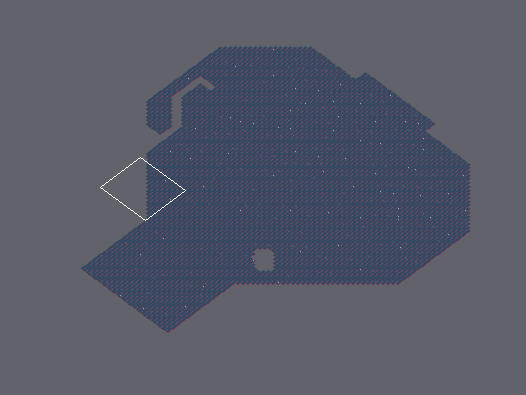
Two states of a Tiled map, Source/Resources/Assets/maps/gameplay_map.tmx. The picture above shows the old version from afar; the outline marks the close-up.
Close-up. The starting point:
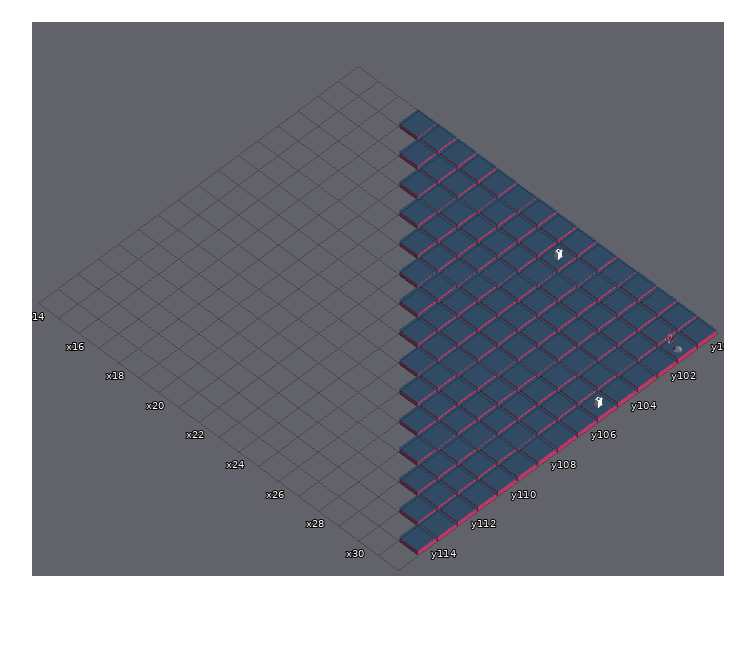
Cells are 54x40 px. Isometric: x runs down to the right, y down to the left. Shown: x 14..31, y 100..115. The commit also changed other parts of the map, which this record leaves out.
New version:
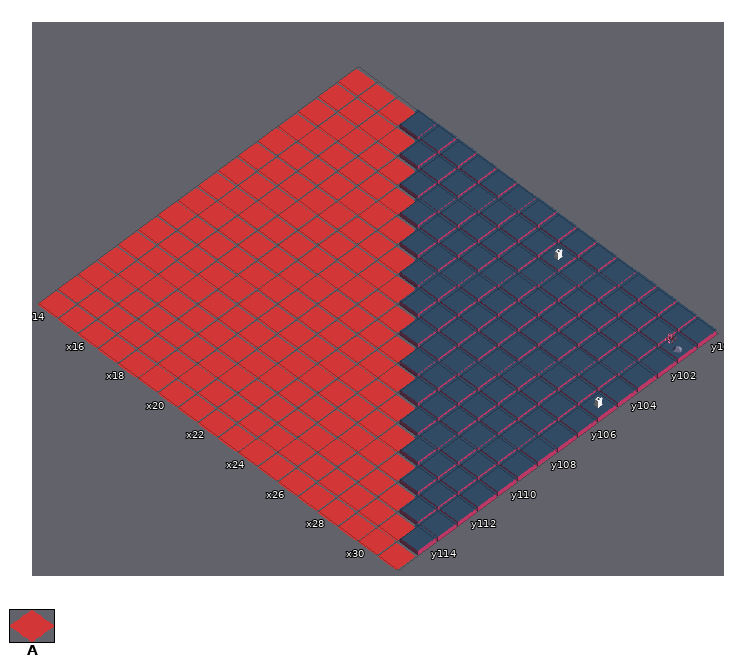
Key: from "walkability_tile": A 0.
_ is an empty cell, . an unchanged one.
Tiles of an added or newly shown layer are drawn over the layers below it.
Edits made:
--- layer "walkability" (now shown)
@@ x 14..31 @@
-100 ___...............
-101 ____..............
-102 _____.............
-103 ______............
-104 _______...........
-105 ________..........
-106 _________.........
-107 __________........
-108 ___________.......
-109 ____________......
-110 _____________.....
-111 ______________....
-112 _______________...
-113 ________________..
-114 _________________.
-115 __________________
+100 AAA...............
+101 AAAA..............
+102 AAAAA.............
+103 AAAAAA............
+104 AAAAAAA...........
+105 AAAAAAAA..........
+106 AAAAAAAAA.........
+107 AAAAAAAAAA........
+108 AAAAAAAAAAA.......
+109 AAAAAAAAAAAA......
+110 AAAAAAAAAAAAA.....
+111 AAAAAAAAAAAAAA....
+112 AAAAAAAAAAAAAAA...
+113 AAAAAAAAAAAAAAAA..
+114 AAAAAAAAAAAAAAAAA.
+115 AAAAAAAAAAAAAAAAAA
Boxes around the changes in both close-ups, in picture pixels (x1, y1, x2, y2):
added: (38, 69, 415, 570)
